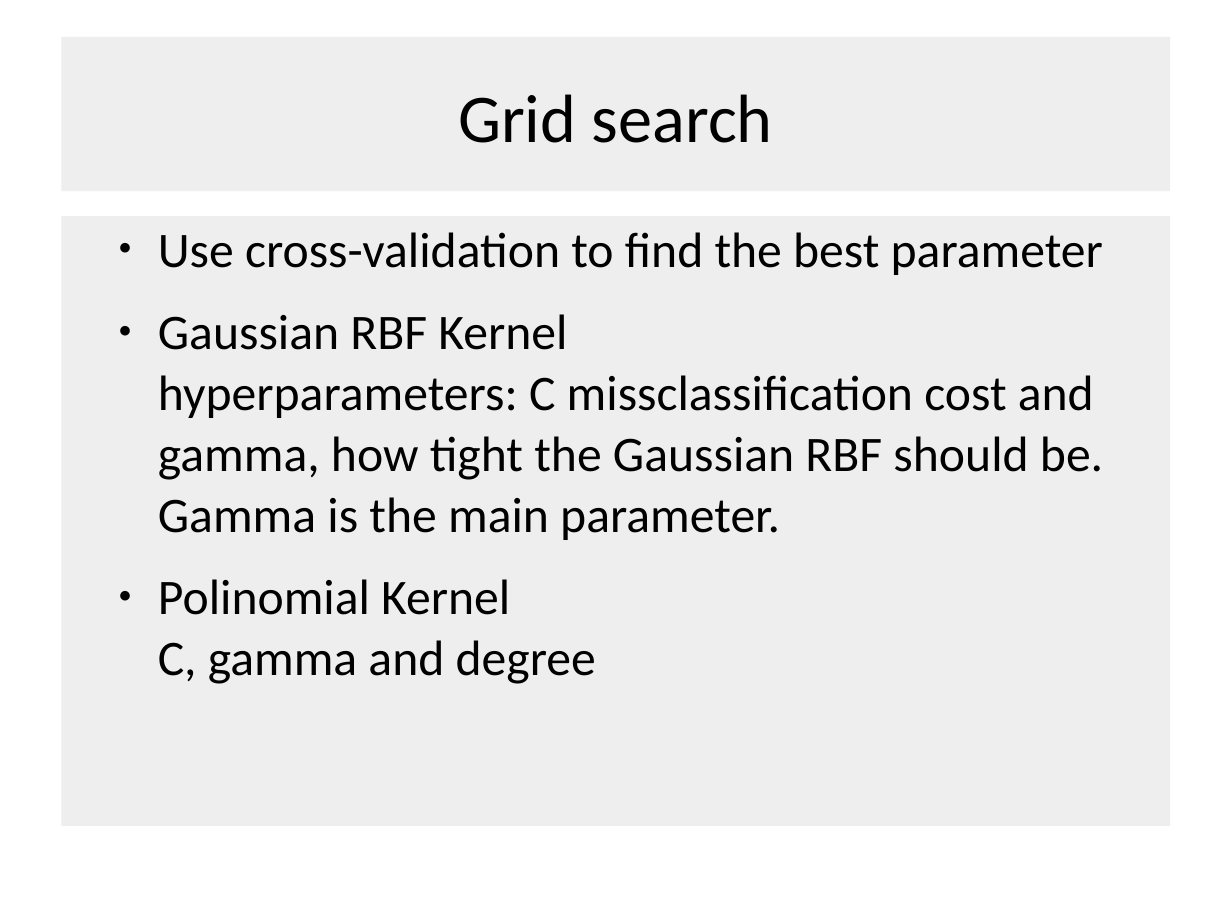
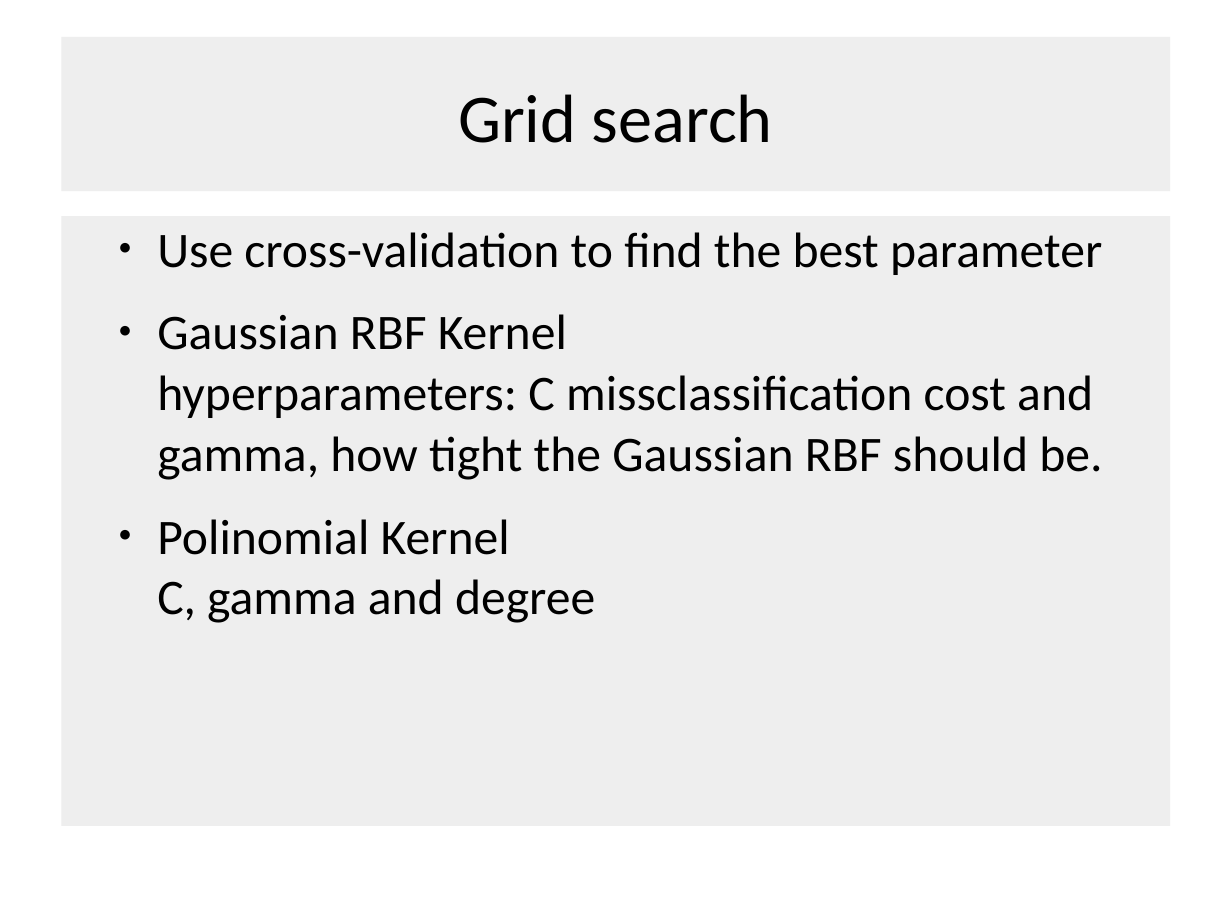
Before and after one commit to SebastianLukas/greenpatterns, a slide deck: slide 6 of OKNNow/Präsi.ppt. Drawn at 1232x924 pixels with LibreOffice and Linux fonts; fonts in the diff are those of the drawing; background and template pictures are left out. Boxes give left, top, right and bottom in pixels: in the first picture for what was removed or moved away, otherwise in the second. Text is boxed around its words. In the diff, an @@ line names an element or a change of style, - is before the commit and + after.

```diff
--- a/OKNNow/Präsi.ppt
+++ b/OKNNow/Präsi.ppt
@@ text at box(157, 314, 1102, 480): text changed @@
-● Gaussian RBF Kernel
-  hyperparameters: C missclassification cost and gamma, how tight the Gaussian RBF should be. Gamma is the main parameter.
+● Gaussian RBF Kernel
+  hyperparameters: C missclassification cost and gamma, how tight the Gaussian RBF should be.
```
Also in this commit, not shown: 8 other slides changed, 1 other file.
